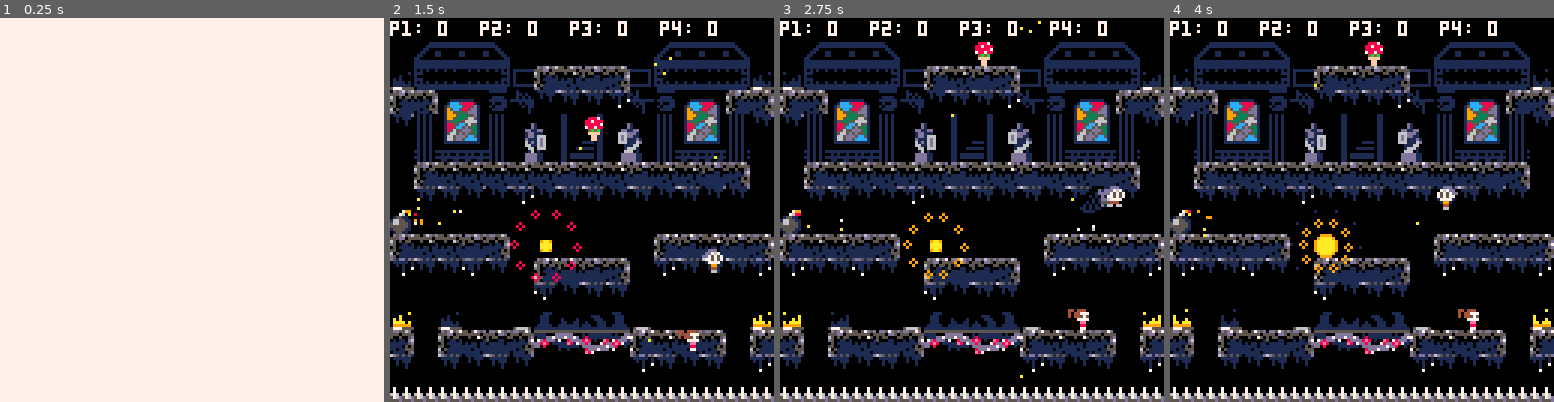
Above: before the commit, frames 1-4 (left to right).
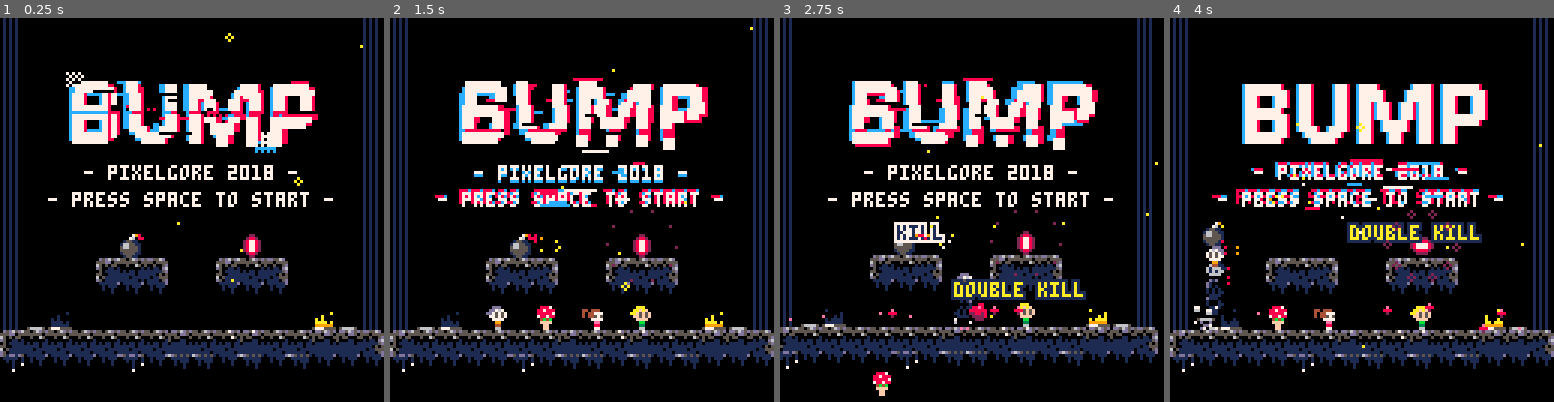
Above: after the commit, the same moments.

Repository: wesen/carts
Game: PICO-8 cartridge games/bump/bump.p8
Two runs of this game, one before a commit and one after it. Both use one fixed random seed, a clock stepped at 60 frames per second and the inputs below.
Inputs:
- Up to frame 1 (0.25 s): no input
- Up to frame 2 (1.5 s): tap X (X key) at 0.33, 1.07 s; tap O (Z key) at 0.7 s
- Up to frame 3 (2.75 s): hold Right 1.6-2.1 s; tap O (Z key) at 1.7, 2.1, 2.5 s; tap X (X key) at 1.85 s; hold Up 2.15-2.42 s; hold Right from 2.47 s (still down)
- Up to frame 4 (4 s): tap O (Z key) at 2.9, 3.3, 3.7 s; tap X (X key) at 2.97 s; release Right at 3.03 s; hold Left 3.08-3.58 s; hold Down 3.63-3.97 s

The runs differ from the first frame. In frame 1, 93% of the frame differs, in the area x 0-100%, y 0-100%; in frame 2, 45%; in frame 3, 47%; in frame 4, 47%.

Commit message:
Kills by clones goes towards combo count

Diff:
--- a/games/bump/bump.p8
+++ b/games/bump/bump.p8
@@ -894,6 +894,8 @@
 
 players={}
 connected_players={}
+combo_kills={0,0,0,0}
+combo_kill_timer={0,0,0,0}
 player_cnt=0
 
 start_sprites={1,130,146,226}
@@ -935,9 +937,6 @@
  self.on_ground=false
  self.is_bullet_time=false
  self.is_dead=false
-
- self.combo_kill_timer=0
- self.combo_kills=0
 end)
 
 function cls_player:update_bbox()
@@ -1023,11 +1022,12 @@
 end
 
 function cls_player:update_normal()
-
- if self.combo_kill_timer>0 then
-  self.combo_kill_timer-=dt
+ local nr=self.input_port+1
+
+ if combo_kill_timer[nr]>0 then
+  combo_kill_timer[nr]-=dt
  else
-  self.combo_kills=0
+  combo_kills[nr]=0
  end
 
  -- power up countdown
@@ -1249,23 +1249,25 @@
 end
 
 function cls_player:add_score(add)
- scores[self.input_port+1]+=add
+ local nr=self.input_port+1
+ printh("add score for player "..tostr(nr).." score "..tostr(scores[nr]))
+ scores[nr]+=add
  if add>=0 then
-  self.combo_kill_timer=3
-  self.combo_kills+=1
-  if self.combo_kills==1 then
+  combo_kill_timer[nr]=3
+  combo_kills[nr]+=1
+  if combo_kills[nr]==1 then
    cls_score_particle.init(v2(self.x,self.y),"kill",1,7)
-  elseif self.combo_kills==2 then
+  elseif combo_kills[nr]==2 then
    cls_score_particle.init(v2(self.x,self.y),"double kill",10,1)
-  elseif self.combo_kills==3 then
+  elseif combo_kills[nr]==3 then
    cls_score_particle.init(v2(self.x,self.y),"triple kill",9,1)
-  elseif self.combo_kills==4 then
+  elseif combo_kills[nr]==4 then
    cls_score_particle.init(v2(self.x,self.y),"killing spree",8,7)
   end
  end
 
- if mode==mode_game and scores[self.input_port+1]>win_threshold then
-  winning_player=self.input_port+1
+ if mode==mode_game and scores[nr]>win_threshold then
+  winning_player=nr
   end_game()
  end
 end
@@ -1868,9 +1870,9 @@
  room:spawn_player(p1_input)
  room:spawn_player(p2_input)
  room:spawn_player(p3_input)
+ room:spawn_player(p4_input)
  fireflies_init(v2(16,16))
  music(0)
- start_game()
 end
 
 function update_a(a) a:update() end
@@ -1919,7 +1921,6 @@
    sspr(sx,sy,8,8,64-16,68,32,32)
 
    if is_space_pressed() then
-    printh("restart game")
     run()
    end
   end
--- a/games/bump/main.lua
+++ b/games/bump/main.lua
@@ -71,9 +71,9 @@
  room:spawn_player(p1_input)
  room:spawn_player(p2_input)
  room:spawn_player(p3_input)
+ room:spawn_player(p4_input)
  fireflies_init(v2(16,16))
  music(0)
- start_game()
 end
 
 function update_a(a) a:update() end
@@ -122,7 +122,6 @@
    sspr(sx,sy,8,8,64-16,68,32,32)
 
    if is_space_pressed() then
-    printh("restart game")
     run()
    end
   end
--- a/games/bump/player.lua
+++ b/games/bump/player.lua
@@ -1,5 +1,7 @@
 players={}
 connected_players={}
+combo_kills={0,0,0,0}
+combo_kill_timer={0,0,0,0}
 player_cnt=0
 
 start_sprites={1,130,146,226}
@@ -41,9 +43,6 @@
  self.on_ground=false
  self.is_bullet_time=false
  self.is_dead=false
-
- self.combo_kill_timer=0
- self.combo_kills=0
 end)
 
 function cls_player:update_bbox()
@@ -129,11 +128,12 @@
 end
 
 function cls_player:update_normal()
-
- if self.combo_kill_timer>0 then
-  self.combo_kill_timer-=dt
- else
-  self.combo_kills=0
+ local nr=self.input_port+1
+
+ if combo_kill_timer[nr]>0 then
+  combo_kill_timer[nr]-=dt
+ else
+  combo_kills[nr]=0
  end
 
  -- power up countdown
@@ -355,23 +355,25 @@
 end
 
 function cls_player:add_score(add)
- scores[self.input_port+1]+=add
+ local nr=self.input_port+1
+ printh("add score for player "..tostr(nr).." score "..tostr(scores[nr]))
+ scores[nr]+=add
  if add>=0 then
-  self.combo_kill_timer=3
-  self.combo_kills+=1
-  if self.combo_kills==1 then
+  combo_kill_timer[nr]=3
+  combo_kills[nr]+=1
+  if combo_kills[nr]==1 then
    cls_score_particle.init(v2(self.x,self.y),"kill",1,7)
-  elseif self.combo_kills==2 then
+  elseif combo_kills[nr]==2 then
    cls_score_particle.init(v2(self.x,self.y),"double kill",10,1)
-  elseif self.combo_kills==3 then
+  elseif combo_kills[nr]==3 then
    cls_score_particle.init(v2(self.x,self.y),"triple kill",9,1)
-  elseif self.combo_kills==4 then
+  elseif combo_kills[nr]==4 then
    cls_score_particle.init(v2(self.x,self.y),"killing spree",8,7)
   end
  end
 
- if mode==mode_game and scores[self.input_port+1]>win_threshold then
-  winning_player=self.input_port+1
+ if mode==mode_game and scores[nr]>win_threshold then
+  winning_player=nr
   end_game()
  end
 end
Not shown, changed: games/bump/TODO
